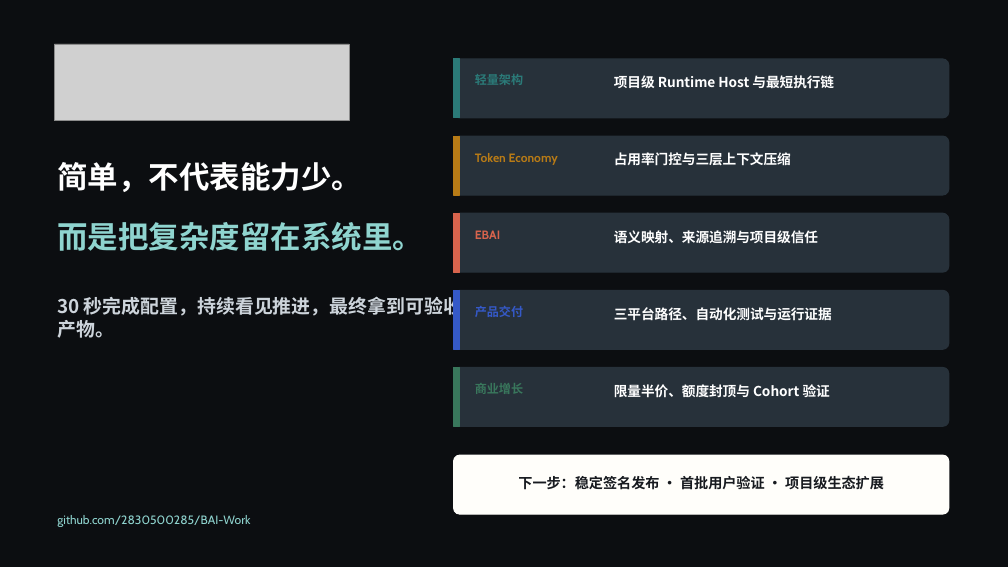
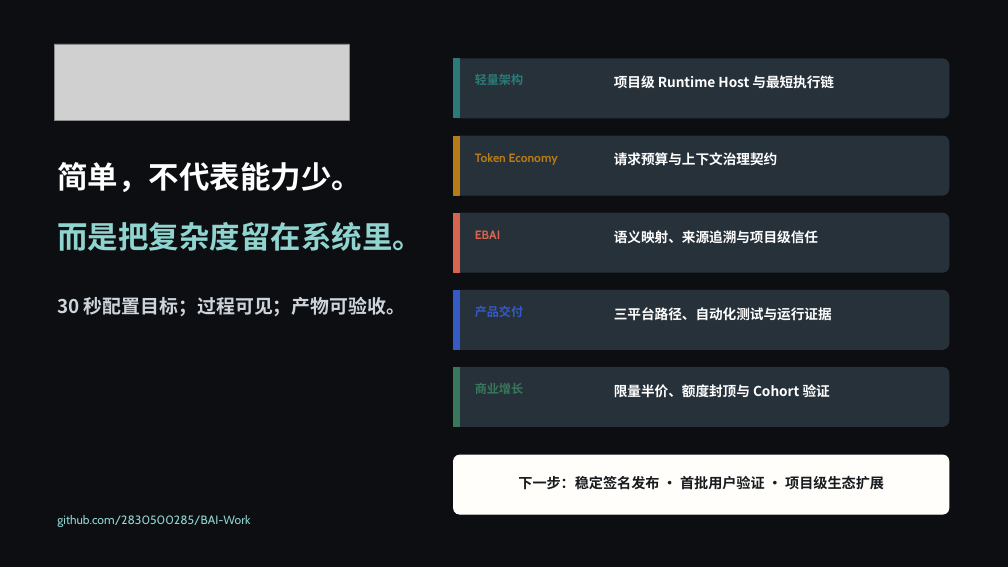
Before and after one commit to 2830500285/BAI-Work, a slide deck: slide 19 of docs/presentation/BAI-Work-Defense-Deck.pptx. Drawn at 1008x567 pixels with LibreOffice and Linux fonts; fonts in the diff are those of the drawing; grey boxes stand for pictures. Boxes give left, top, right and bottom in pixels: in the first picture for what was removed or moved away, otherwise in the second. Text is boxed around its words. In the diff, an @@ line names an element or a change of style, - is before the commit and + after.

```diff
--- a/docs/presentation/BAI-Work-Defense-Deck.pptx
+++ b/docs/presentation/BAI-Work-Defense-Deck.pptx
@@ text at (614,152,777,166): text changed @@
-占用率门控与三层上下文压缩
+请求预算与上下文治理契约
@@ text at (57,297,405,316): text changed @@
-30 秒完成配置，持续看见推进，最终拿到可验收产物。
+30 秒配置目标；过程可见；产物可验收。
```
Also in this commit, not shown: 18 other slides changed, 4 other files.
